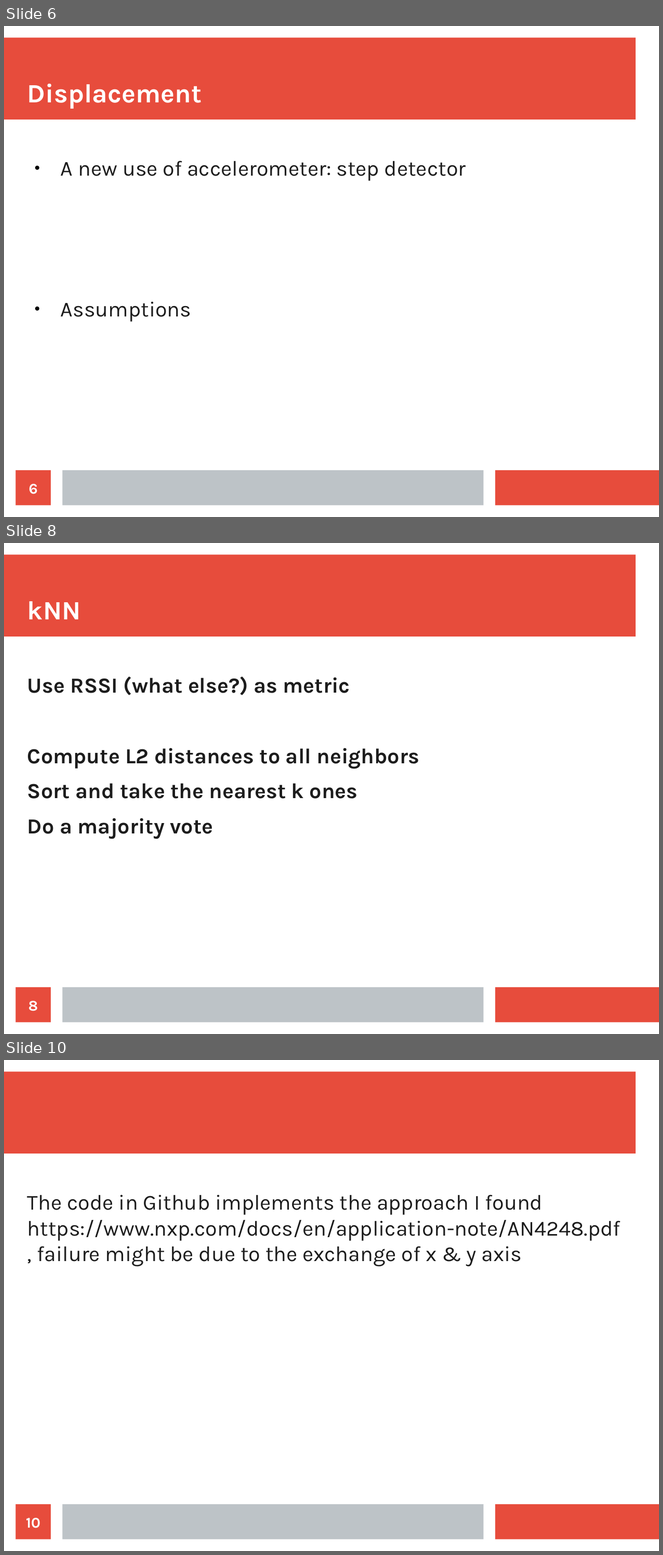
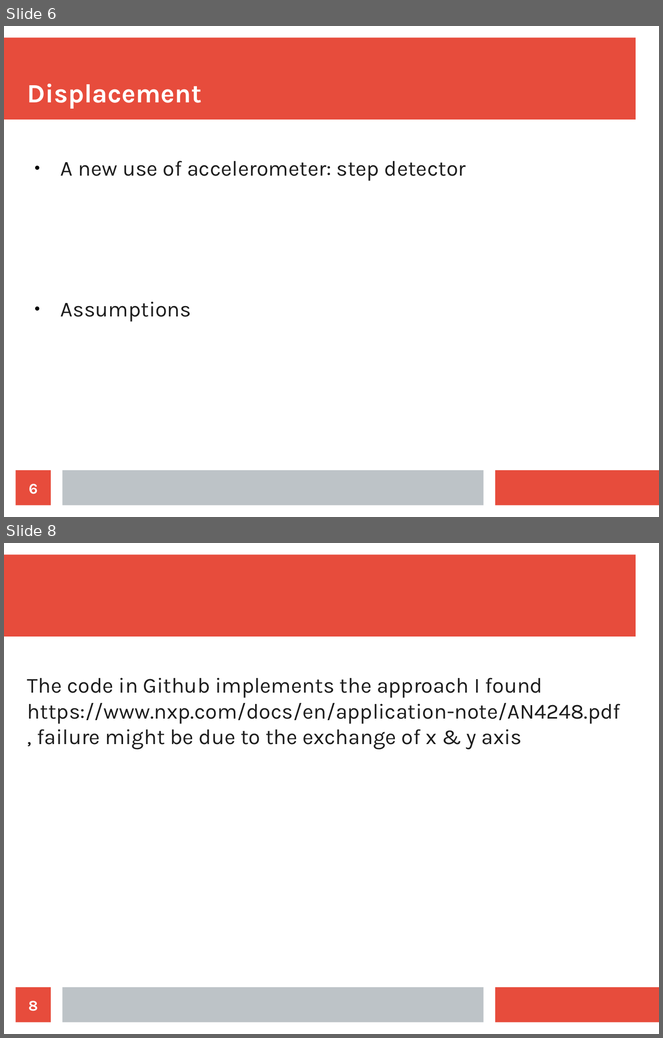
Before and after one commit to sherylll/indoorNav, a slide deck: notes.odp. Shown one above the other, each under a label of ours: slides 6, 8 and 10 before the commit, slides 6 and 8 after it; the slides between them are not shown. The pictures are 663x1555 and 663x1038 pixels, drawn with LibreOffice and Linux fonts; fonts in the diff are those of the drawing. Boxes give left, top, right and bottom in pixels: in the first picture for what was removed or moved away, otherwise in the second. Text is boxed around its words. In the diff, an @@ line names an element or a change of style, - is before the commit and + after.

```diff
--- a/notes.odp
+++ b/notes.odp
@@ slide 8 removed at [4,543,659,1034], background #FFFFFF; not listed: 3 template elements that a slide beside it also shows @@
@@ title removed at [27,601,81,619] @@
-kNN
@@ text removed at [27,677,419,839] @@
-Use RSSI (what else?) as metric
-Compute L2 distances to all neighbors
-Sort and take the nearest k ones
-Do a majority vote
@@ page number removed at [16,988,51,1023] @@
-8
@@ what was slide 10 is now slide 8 @@
@@ page number at [28,1001,38,1012]: text changed @@
-10
+8
```
Also in this commit, not shown: 1 slide changed, 1 other slide removed.
